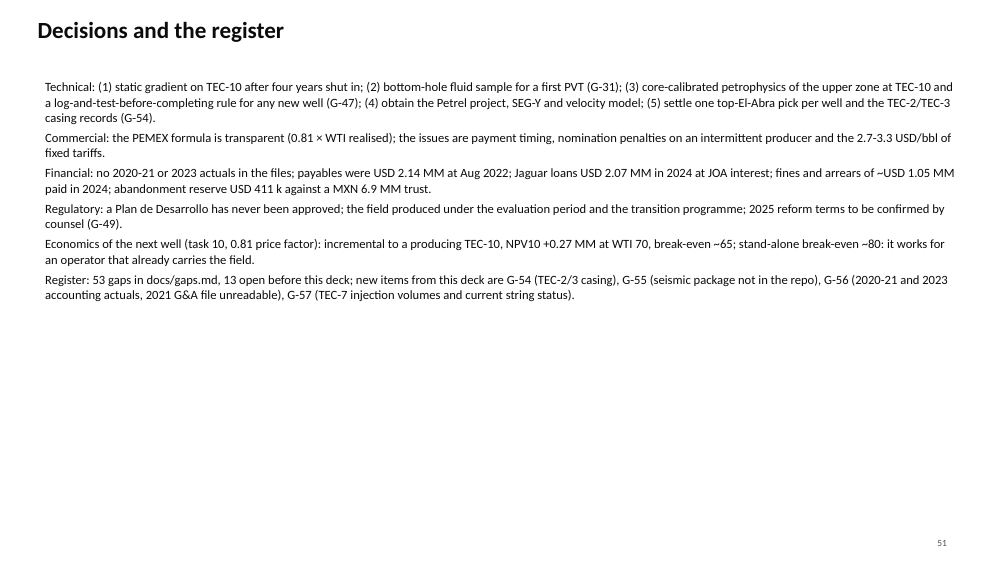
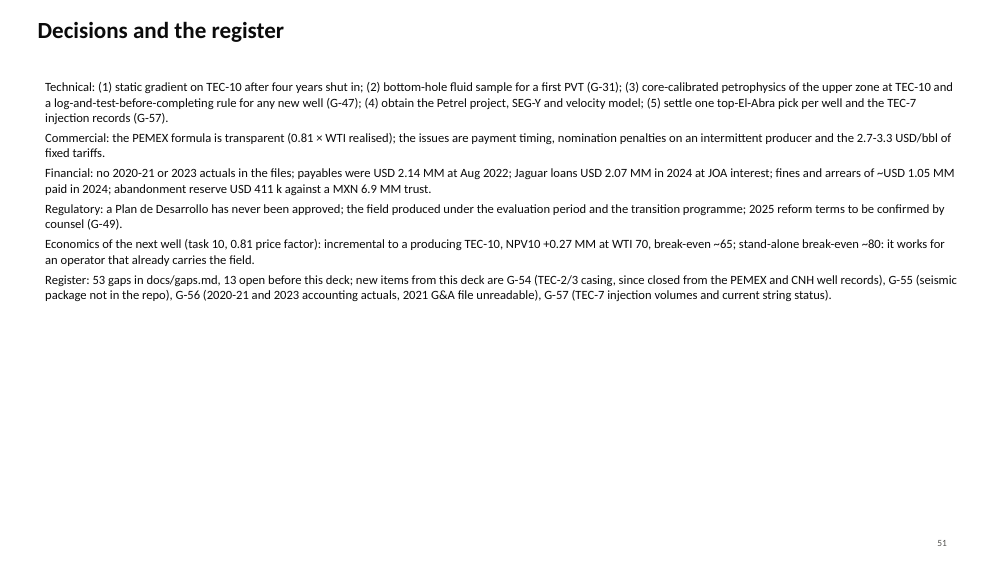
Before and after one commit to gunner1976/git_practice, a slide deck: slide 51 of docs/Tecolutla_Block_and_Development_History.pptx. Drawn at 1008x567 pixels with LibreOffice and Linux fonts; fonts in the diff are those of the drawing. Boxes give left, top, right and bottom in pixels: in the first picture for what was removed or moved away, otherwise in the second. Text is boxed around its words. In the diff, an @@ line names an element or a change of style, - is before the commit and + after.

```diff
--- a/docs/Tecolutla_Block_and_Development_History.pptx
+++ b/docs/Tecolutla_Block_and_Development_History.pptx
@@ text at (45, 82, 953, 124): text changed @@
-Technical: (1) static gradient on TEC-10 after four years shut in; (2) bottom-hole fluid sample for a first PVT (G-31); (3) core-calibrated petrophysics of the upper zone at TEC-10 and a log-and-test-before-completing rule for any new well (G-47); (4) obtain the Petrel project, SEG-Y and velocity model; (5) settle one top-El-Abra pick per well and the TEC-2/TEC-3 casing records (G-54).
+Technical: (1) static gradient on TEC-10 after four years shut in; (2) bottom-hole fluid sample for a first PVT (G-31); (3) core-calibrated petrophysics of the upper zone at TEC-10 and a log-and-test-before-completing rule for any new well (G-47); (4) obtain the Petrel project, SEG-Y and velocity model; (5) settle one top-El-Abra pick per well and the TEC-7 injection records (G-57).
@@ text at (45, 275, 957, 301): text changed @@
-Register: 53 gaps in docs/gaps.md, 13 open before this deck; new items from this deck are G-54 (TEC-2/3 casing), G-55 (seismic package not in the repo), G-56 (2020-21 and 2023 accounting actuals, 2021 G&A file unreadable), G-57 (TEC-7 injection volumes and current string status).
+Register: 53 gaps in docs/gaps.md, 13 open before this deck; new items from this deck are G-54 (TEC-2/3 casing, since closed from the PEMEX and CNH well records), G-55 (seismic package not in the repo), G-56 (2020-21 and 2023 accounting actuals, 2021 G&A file unreadable), G-57 (TEC-7 injection volumes and current string status).
```
Also in this commit, not shown: 4 other slides changed, 12 other files.
